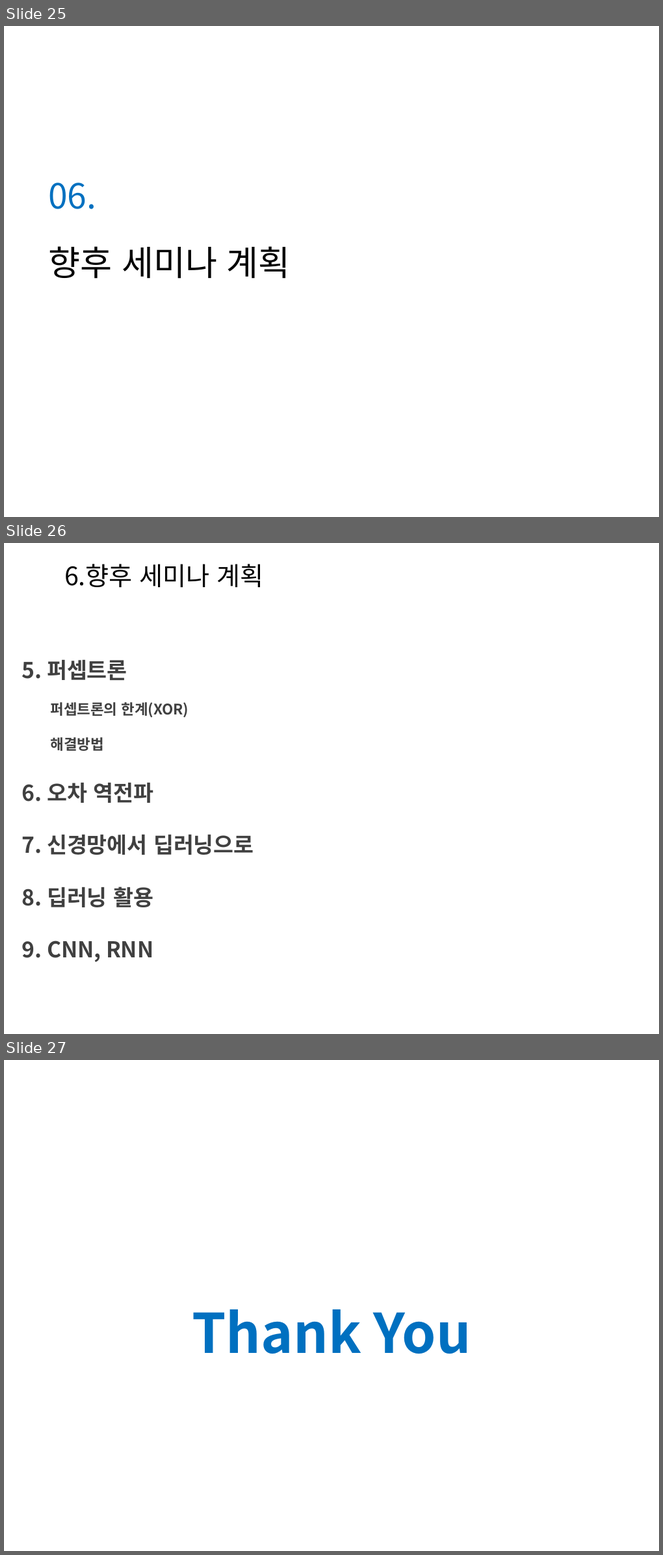
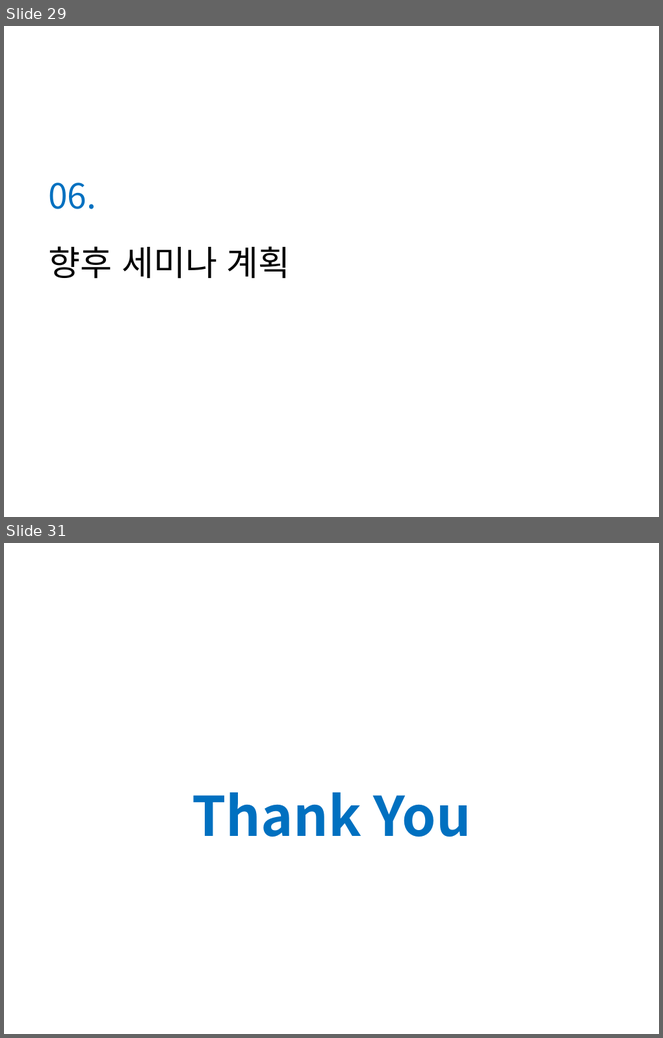
Before and after one commit to Heechul90/Deep_Learning, a slide deck: Study/정리/Deep Learning02.pptx. Shown one above the other, each under a label of ours: slides 25, 26 and 27 before the commit, slides 29 and 31 after it; the slides between them are not shown. The pictures are 663x1555 and 663x1038 pixels, drawn with LibreOffice and Linux fonts; fonts in the diff are those of the drawing; background and template pictures are left out. Boxes give left, top, right and bottom in pixels: in the first picture for what was removed or moved away, otherwise in the second. Text is boxed around its words. In the diff, an @@ line names an element or a change of style, - is before the commit and + after.

Commit message:
딥러닝 학습

```diff
--- a/Study/정리/Deep Learning02.pptx
+++ b/Study/정리/Deep Learning02.pptx
@@ slide 26 removed at bbox=[4, 543, 659, 1034], background picture (left out) @@
@@ text removed at bbox=[64, 564, 264, 587] @@
-6.향후 세미나 계획
@@ text removed at bbox=[22, 660, 254, 962] @@
-5. 퍼셉트론
-퍼셉트론의 한계(XOR)
-해결방법
-6. 오차 역전파
-7. 신경망에서 딥러닝으로
-8. 딥러닝 활용
-9. CNN, RNN
@@ what was slide 25 is now slide 29 @@
@@ what was slide 27 is now slide 31 @@
```
Also in this commit, not shown: 1 slide changed, 5 slides added, 1 other file.
